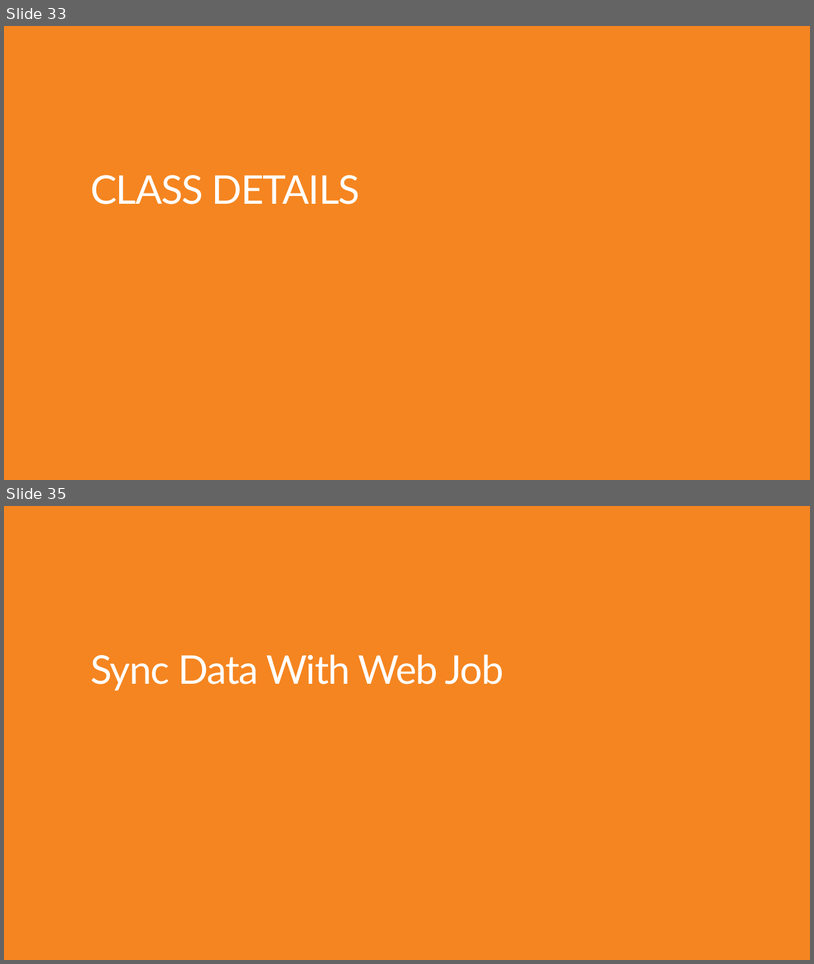
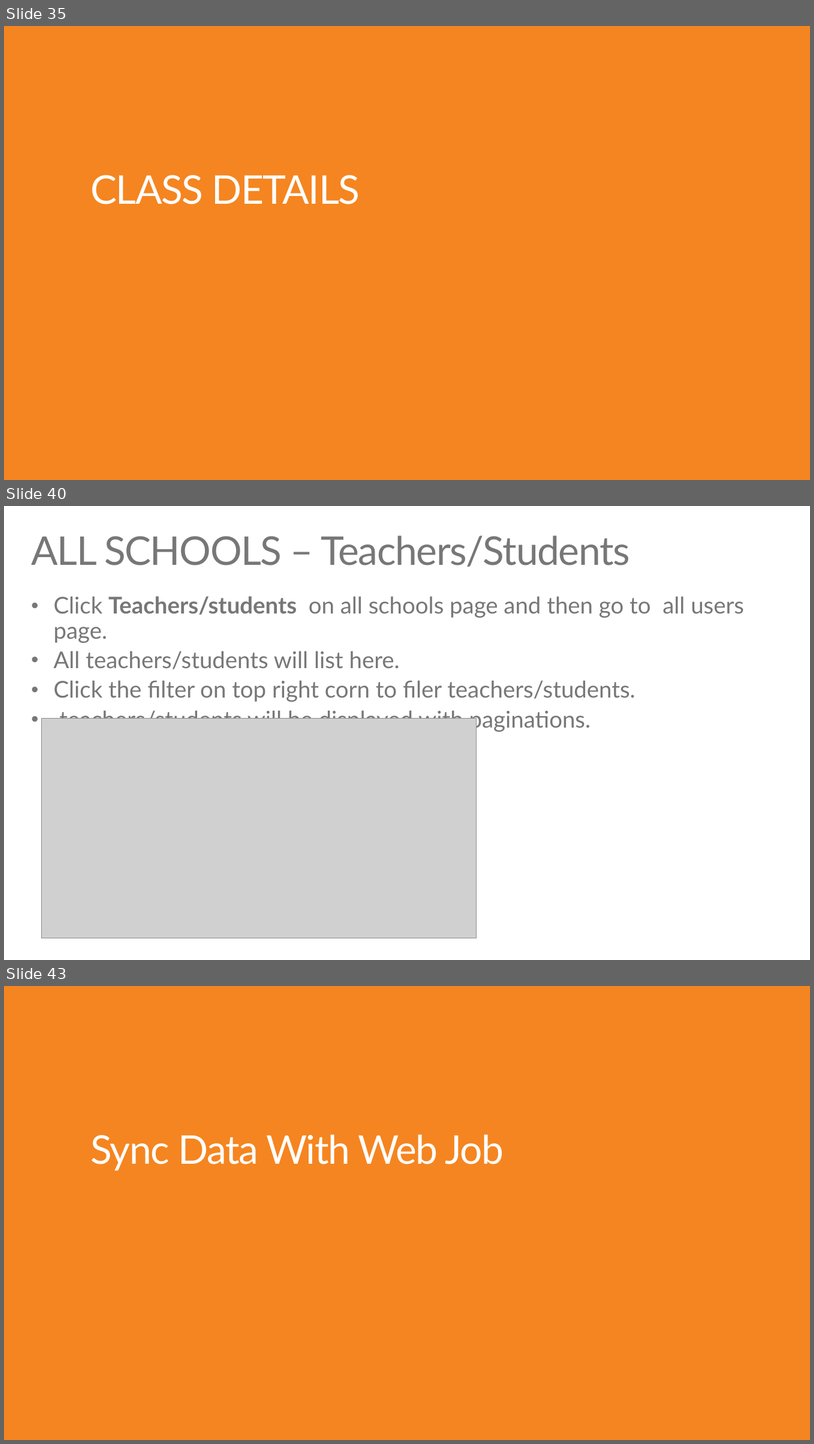
Before and after one commit to TJVering/EDUGraphAPI, a slide deck: EDU GRAPH-API Demo Script.pptx. Shown one above the other, each under a label of ours: slides 33 and 35 before the commit, slides 35, 40 and 43 after it; the slides between them are not shown. The pictures are 814x964 and 814x1444 pixels, drawn with LibreOffice and Linux fonts; fonts in the diff are those of the drawing; grey boxes stand for pictures. Boxes give left, top, right and bottom in pixels: in the first picture for what was removed or moved away, otherwise in the second. Text is boxed around its words. In the diff, an @@ line names an element or a change of style, - is before the commit and + after.

```diff
--- a/EDU GRAPH-API Demo Script.pptx
+++ b/EDU GRAPH-API Demo Script.pptx
@@ slide 40 added at (4,506,810,960), background #FFFFFF @@
@@ title added at (31,535,630,567), 48 pt, text #777778 @@
+ALL SCHOOLS – Teachers/Students
@@ text added at (54,596,744,732), 28 pt, text #777778 @@
+• Click Teachers/students on all schools page and then go to all users page.
+• All teachers/students will list here.
+• Click the filter on top right corn to filer teachers/students.
+• teachers/students will be displayed with paginations.
@@ picture added at (41,718,476,937) @@
@@ what was slide 33 is now slide 35 @@
@@ what was slide 35 is now slide 43 @@
```
Also in this commit, not shown: 10 slides changed, 10 other slides added, 3 slides removed, 27 other files.
